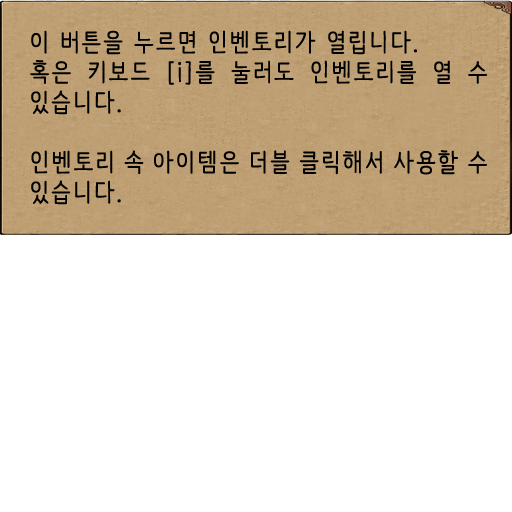
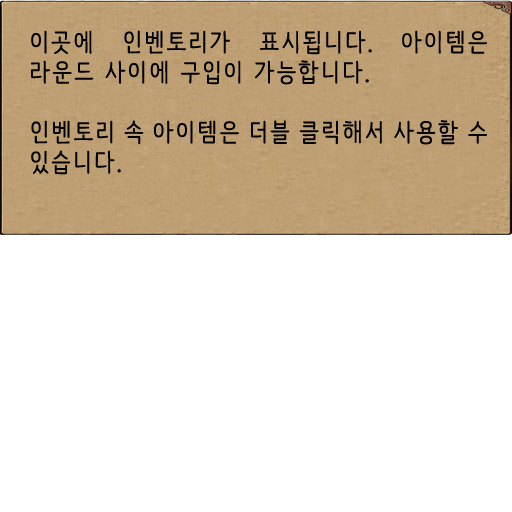
Layered file, before and after one edit (512 × 512). Changes by layer:
renamed "이 버튼을 누르면 인벤토리가 열립니다. 혹은 키보드 [i]를 눌러도 인벤토리를 열 수 있습니다. 인벤토리 속 아" to "이곳에 인벤토리가 표시됩니다. 아이템은 라운드 사이에 구입이 가능합니다. 인벤토리 속 아이템은 더블 클릭해서 사", painted on it over [30, 30, 487, 205]
